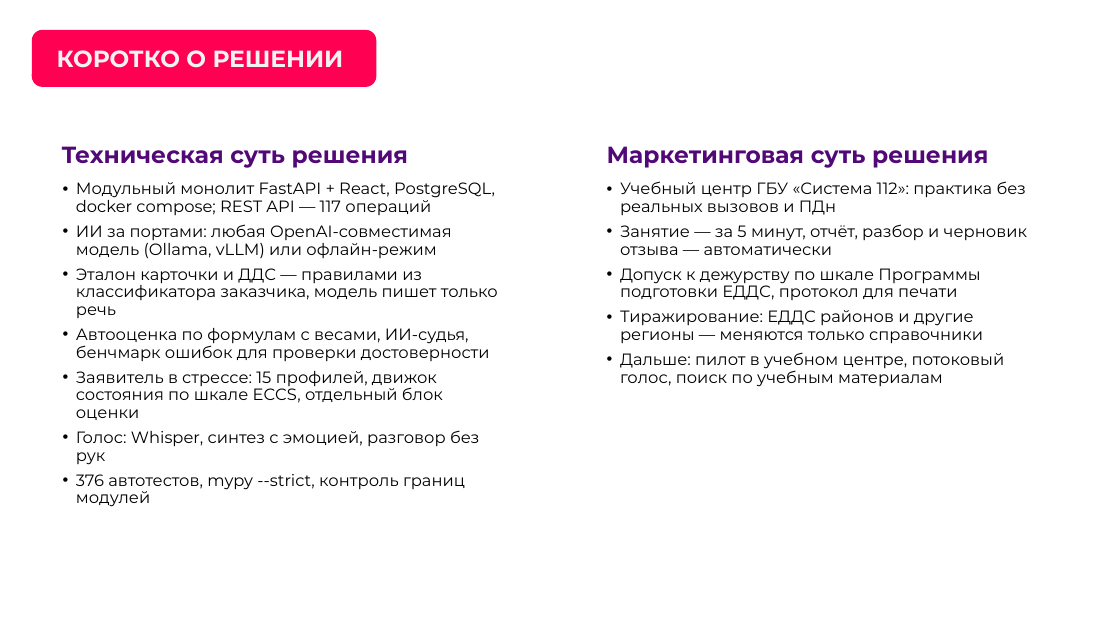
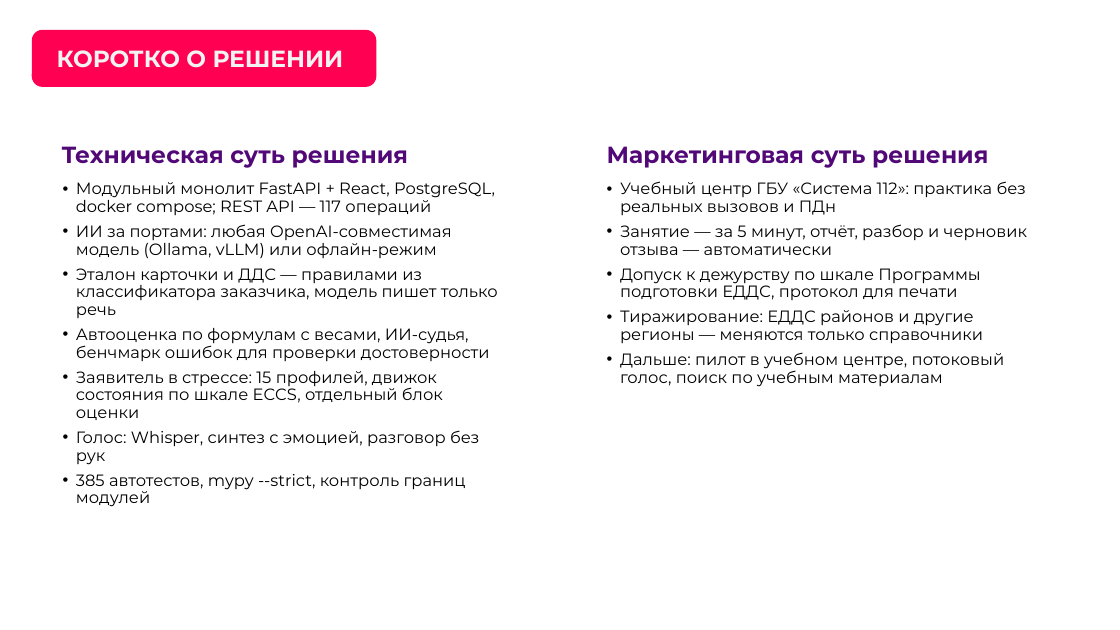
Before and after one commit to Fosh1er/MCHS_hack_AIskra, a slide deck: slide 5 of docs/presentation/АИскра_презентация_ЛЦТ2026.pptx. Drawn at 1120x630 pixels with LibreOffice and Linux fonts; fonts in the diff are those of the drawing; background and template pictures are left out. Boxes give left, top, right and bottom in pixels: in the first picture for what was removed or moved away, otherwise in the second. Text is boxed around its words. In the diff, an @@ line names an element or a change of style, - is before the commit and + after.

```diff
--- a/docs/presentation/АИскра_презентация_ЛЦТ2026.pptx
+++ b/docs/presentation/АИскра_презентация_ЛЦТ2026.pptx
@@ text at [76,474,466,507]: text changed @@
-• 376 автотестов, mypy --strict, контроль границ модулей
+• 385 автотестов, mypy --strict, контроль границ модулей
```
Also in this commit, not shown: 1 other slide changed, 5 other files.
